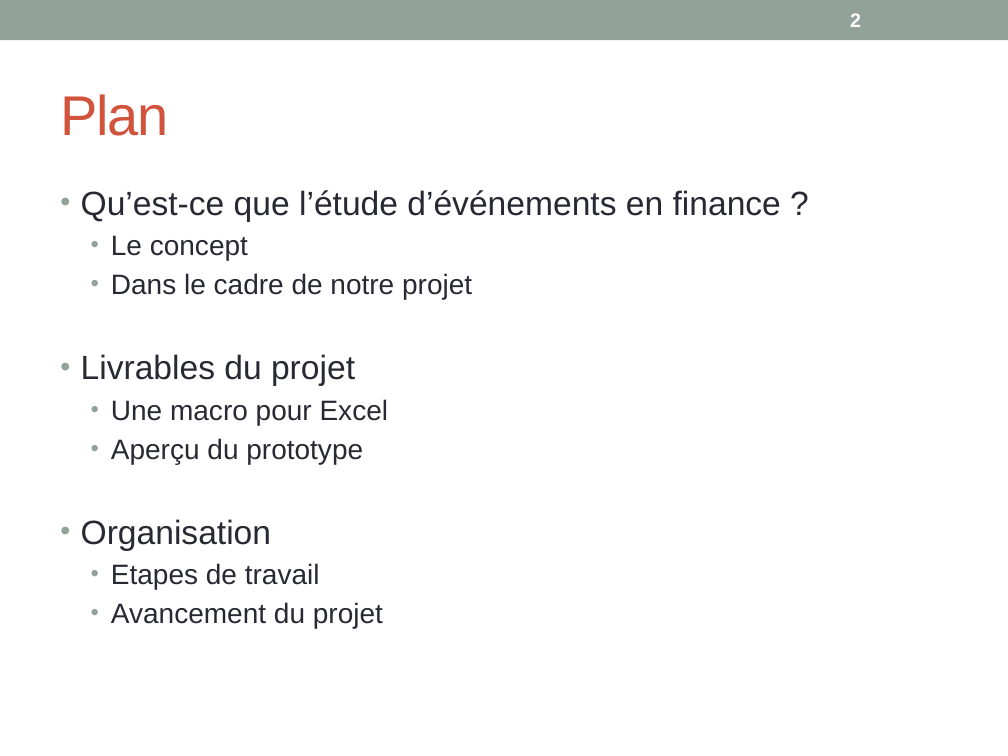
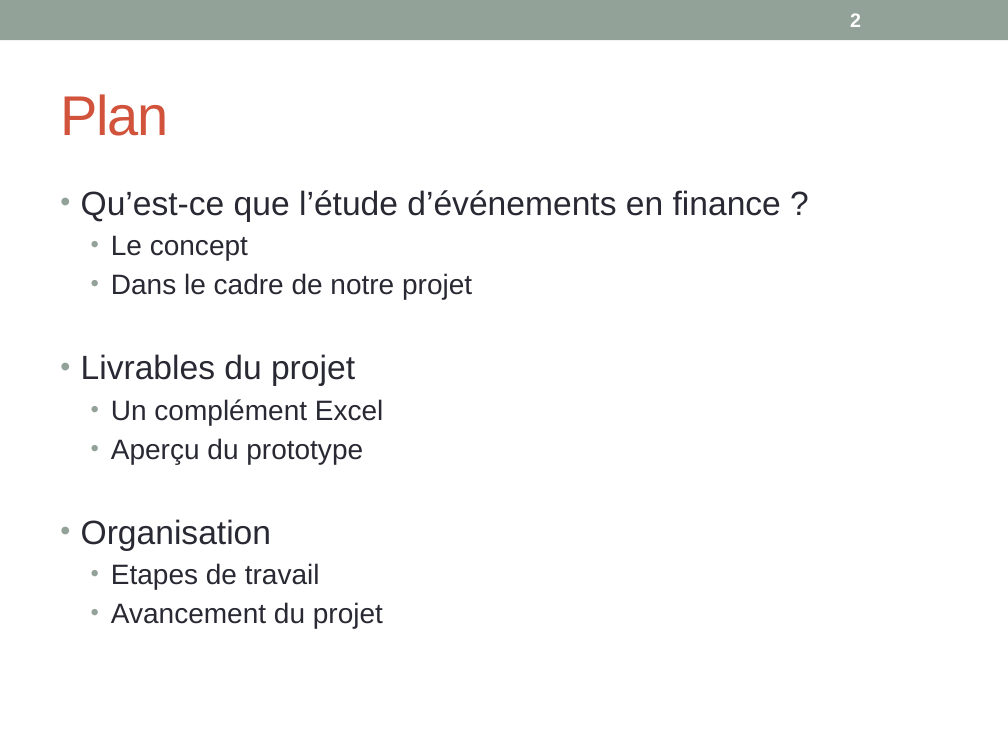
Before and after one commit to margotj38/Projet_de_spe, a slide deck: slide 2 of Sheme.pptx. Drawn at 1008x756 pixels with LibreOffice and Linux fonts; fonts in the diff are those of the drawing. Boxes give left, top, right and bottom in pixels: in the first picture for what was removed or moved away, otherwise in the second. Text is boxed around its words. In the diff, an @@ line names an element or a change of style, - is before the commit and + after.

```diff
--- a/Sheme.pptx
+++ b/Sheme.pptx
@@ text at (x1=111, y1=399, x2=384, y2=425): text changed @@
-  • Une macro pour Excel
+  • Un complément Excel
```
Also in this commit, not shown: 1 other slide changed, 2 slides added, 2 other files.
